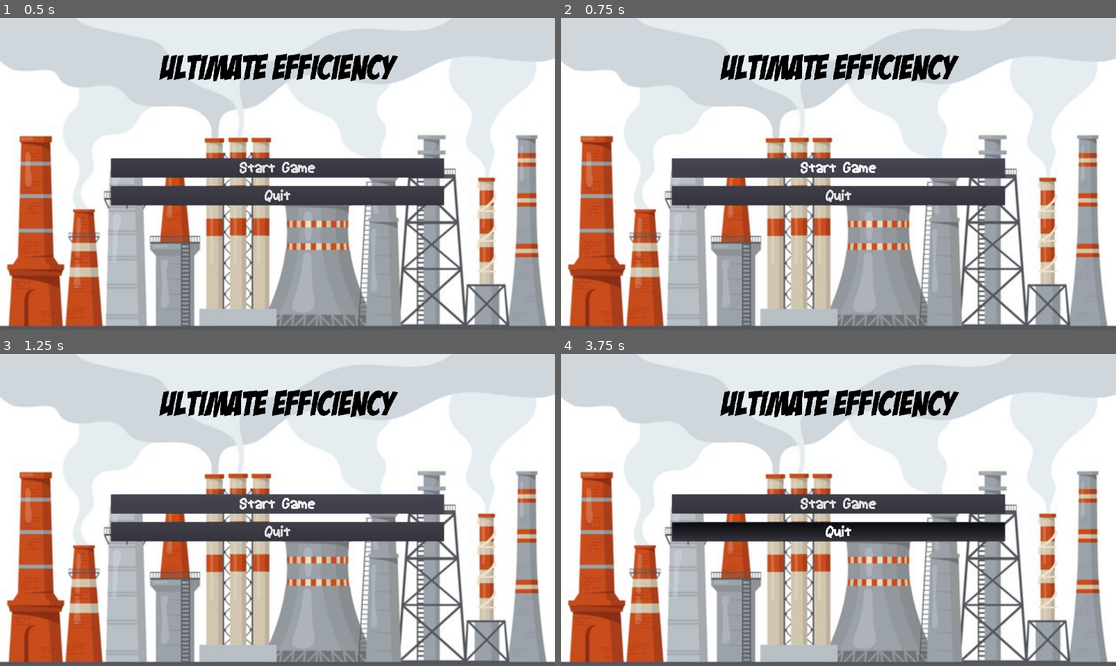
Above: before the commit, frames 1-4 (two rows, left to right).
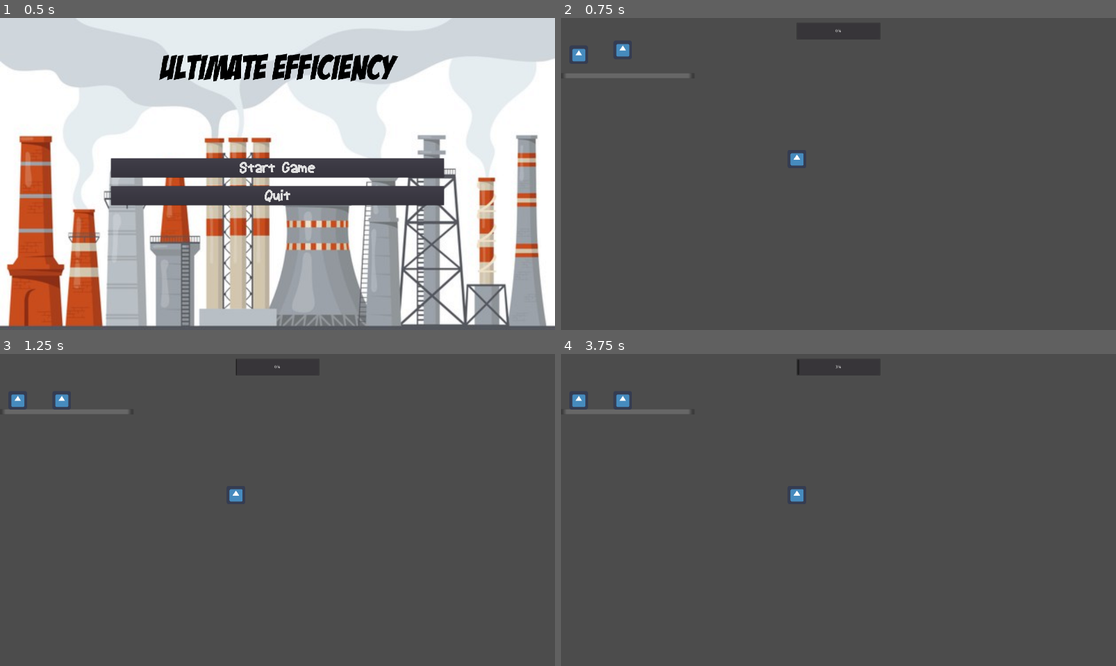
Above: after the commit, the same moments.

Repository: Game-Smashers/GGJ-2021
Game: Godot game, scene res://Scenes/MainMenu.tscn
The game is run twice, just before and just after one commit, with the same random seed, the same clock (stepped at 60 frames per second) and the same inputs. The engine's default icon, where the game draws it, is replaced by a stand-in: a white triangle on a blue panel in a dark square.
Inputs (mouse positions are in pixels of both pictures, inside the frame that each line leads up to):
- Up to frame 1 (0.5 s): no input
- Up to frame 2 (0.75 s): click "Start Game" at 0.5 s
- Up to frame 3 (1.25 s): no input
- Up to frame 4 (3.75 s): click (838, 503) at 1.25 s, where only the run before the commit has a clickable "Start Game"; click (838, 503) at 2 s, where only the run before the commit has a clickable "Start Game"; tap Enter at 2.75 s; move the mouse to (960, 494) at 2.77 s; click (960, 494) at 2.92 s; tap Space at 3.5 s; move the mouse to (727, 525) at 3.52 s; click (727, 525) at 3.67 s

Frame 1 is identical in both runs. In frame 2, 91% of the frame differs, in the area x 0-100%, y 0-100%; in frame 3, 91%; in frame 4, 94%.

Commit message:
Added room scene to power scene. Power script collects rooms (in future will get power output/whether it is manned etc.).
Signed-off-by: TheXenOne <benlandor@live.com>

Diff:
--- a/Scenes/Power.tscn
+++ b/Scenes/Power.tscn
@@ -1,7 +1,7 @@
 [gd_scene load_steps=3 format=2]
 
 [ext_resource path="res://Scripts/Power.gd" type="Script" id=1]
-[ext_resource path="res://Scripts/Room.gd" type="Script" id=2]
+[ext_resource path="res://Scenes/Room.tscn" type="PackedScene" id=2]
 
 [node name="Power" type="Node"]
 script = ExtResource( 1 )
@@ -19,5 +19,5 @@
 "_edit_use_anchors_": false
 }
 
-[node name="Node" type="Node" parent="."]
-script = ExtResource( 2 )
+[node name="Room" parent="." instance=ExtResource( 2 )]
+position = Vector2( 816, 488 )
--- a/Scripts/Power.gd
+++ b/Scripts/Power.gd
@@ -12,10 +12,12 @@
 var start_time = 100.0
 
 var progress_bar
+var rooms = []
 
 # Called when the node enters the scene tree for the first time.
 func _ready():
 	progress_bar = get_node("ProgressBar")
+	rooms.append(get_node("Room"))
 	pass
 
 #update
